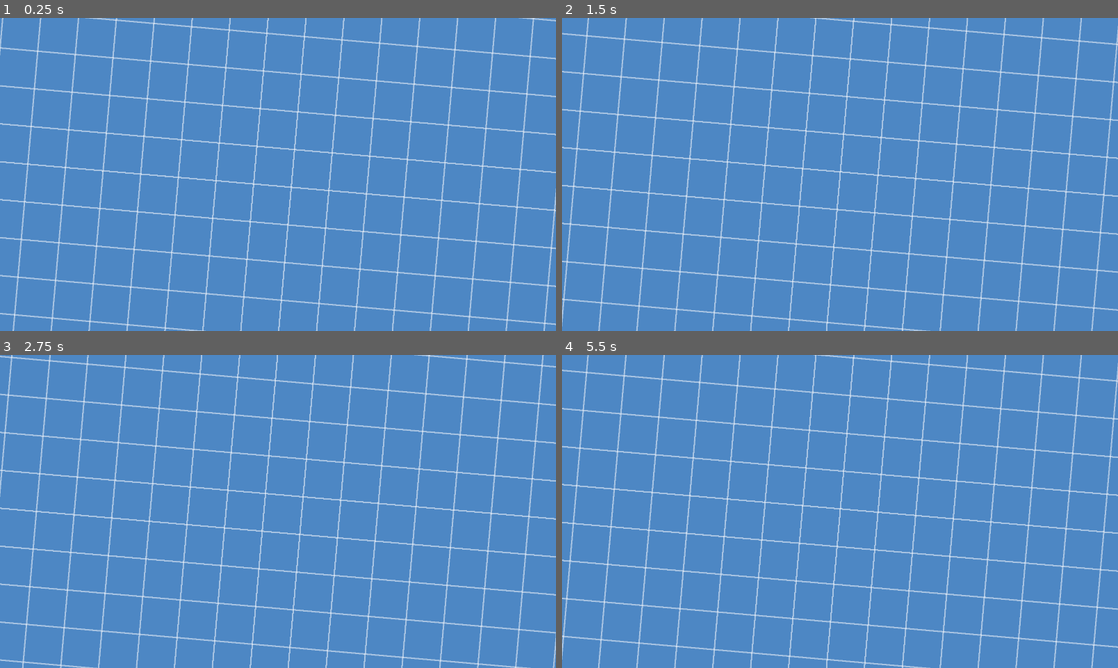
Above: before the commit, frames 1-4 (two rows, left to right).
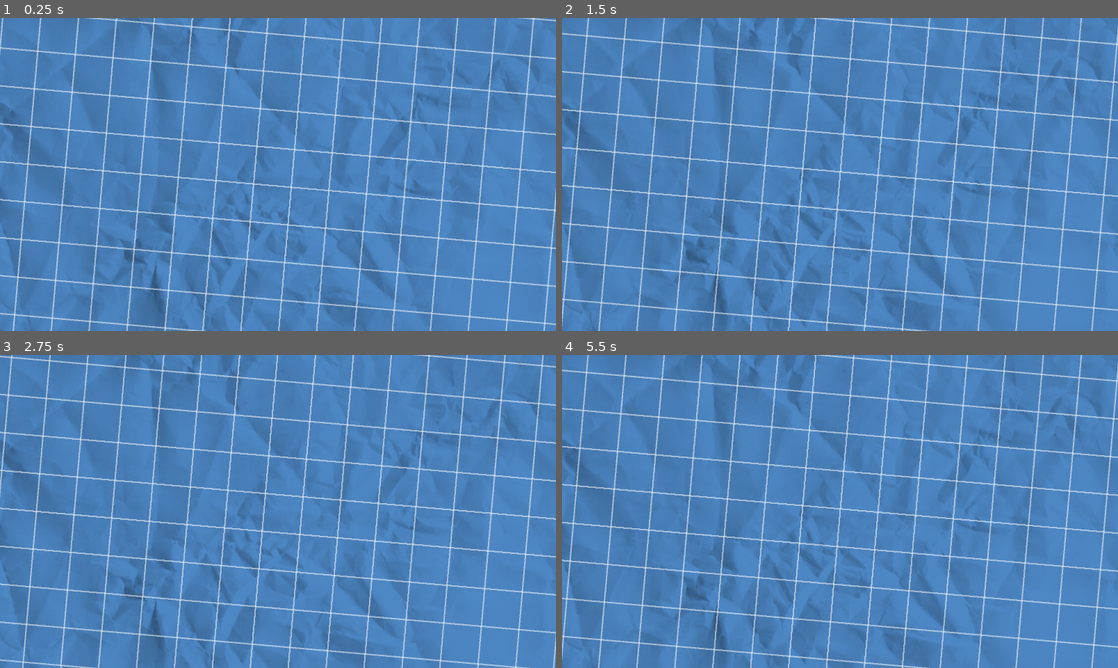
Above: after the commit, the same moments.

Repository: dxzander/Godot-Repository
Game: Godot game, scene res://blueprints.tscn
Two runs of this game, one before a commit and one after it. Both use one fixed random seed, a clock stepped at 60 frames per second and the inputs below.
Inputs:
- Up to frame 1 (0.25 s): no input
- Up to frame 2 (1.5 s): no input
- Up to frame 3 (2.75 s): no input
- Up to frame 4 (5.5 s): no input

The runs differ from the first frame. In frame 1, 11% of the frame differs, in the area x 0-98%, y 0-100%; in frame 2, 11%; in frame 3, 11%; in frame 4, 11%.

Commit message:
Improved masking

Diff:
--- /dev/null
+++ b/Mask.gdshader
@@ -0,0 +1,7 @@
+shader_type canvas_item;
+uniform sampler2D SCREEN_TEXTURE : hint_screen_texture, filter_linear_mipmap;
+
+void fragment() {
+	float alpha = 1.0 - COLOR.a;
+	COLOR = texture(SCREEN_TEXTURE, SCREEN_UV) * vec4(1.0, 1.0, 1.0, alpha);
+}
--- a/Title Screen.tscn
+++ b/Title Screen.tscn
@@ -1,12 +1,18 @@
-[gd_scene load_steps=5 format=3 uid="uid://dkndt4d4fxc8s"]
+[gd_scene load_steps=9 format=3 uid="uid://dkndt4d4fxc8s"]
 
 [ext_resource type="PackedScene" uid="uid://dxx3pqqc7pbt1" path="res://blueprints.tscn" id="1_0jgt4"]
 [ext_resource type="Shader" path="res://alpha_multiply.gdshader" id="1_jlh1q"]
 [ext_resource type="Texture2D" uid="uid://ce01d54vblldk" path="res://Paper texture.jpeg" id="2_77j7k"]
+[ext_resource type="Shader" path="res://Mask.gdshader" id="2_jh5g5"]
+[ext_resource type="Texture2D" uid="uid://wp8kq8x1uh54" path="res://Title card Banner no line.png" id="3_v3hiy"]
+[ext_resource type="Texture2D" uid="uid://bcgc8b3k16tha" path="res://Title card Line.png" id="4_3pw46"]
 
 [sub_resource type="ShaderMaterial" id="ShaderMaterial_ivti1"]
 shader = ExtResource("1_jlh1q")
 shader_parameter/alpha = 0.5
+
+[sub_resource type="ShaderMaterial" id="ShaderMaterial_wp0cj"]
+shader = ExtResource("2_jh5g5")
 
 [node name="Title Screen" type="Node2D"]
 
@@ -15,17 +21,12 @@
 polygon = PackedVector2Array(0, 0, 1920, 2.08165e-12, 1920, 1080, 2.08165e-12, 1080)
 
 [node name="Control" type="Control" parent="."]
+visible = false
 clip_contents = true
 layout_mode = 3
 anchors_preset = 0
 offset_right = 480.0
 offset_bottom = 1080.0
-
-[node name="Blueprints" parent="Control" instance=ExtResource("1_0jgt4")]
-position = Vector2(2.08165e-12, 2.08165e-12)
-
-[node name="Line2D" type="Line2D" parent="."]
-points = PackedVector2Array(480, 2.08165e-12, 480, 1080)
 
 [node name="PaperTexture" type="Sprite2D" parent="."]
 material = SubResource("ShaderMaterial_ivti1")
@@ -33,5 +34,20 @@
 scale = Vector2(2.11248, 2.11248)
 texture = ExtResource("2_77j7k")
 
+[node name="BackBufferCopy" type="BackBufferCopy" parent="."]
+rect = Rect2(2.08165e-12, 2.08165e-12, 1920, 1080)
+
+[node name="Blueprints" parent="BackBufferCopy" instance=ExtResource("1_0jgt4")]
+position = Vector2(2.08165e-12, 2.08165e-12)
+
+[node name="TitleCardBannerNoLine" type="Sprite2D" parent="BackBufferCopy/Blueprints"]
+material = SubResource("ShaderMaterial_wp0cj")
+position = Vector2(960, 540)
+texture = ExtResource("3_v3hiy")
+
+[node name="TitleCardLine" type="Sprite2D" parent="."]
+position = Vector2(960, 540)
+texture = ExtResource("4_3pw46")
+
 [node name="Camera2D" type="Camera2D" parent="."]
 offset = Vector2(960, 540)
--- a/blueprints.tscn
+++ b/blueprints.tscn
@@ -16,8 +16,11 @@
 color = Color(0.301961, 0.533333, 0.772549, 1)
 polygon = PackedVector2Array(0, 0, 1920, 2.08165e-12, 1920, 1080, 2.08165e-12, 1080)
 
-[node name="Camera2D" type="Camera2D" parent="."]
-offset = Vector2(960, 540)
+[node name="PaperTexture" type="Sprite2D" parent="."]
+material = SubResource("ShaderMaterial_c6vxk")
+position = Vector2(932, 498)
+scale = Vector2(2.11248, 2.11248)
+texture = ExtResource("1_54dpv")
 
 [node name="Timer" type="Timer" parent="."]
 wait_time = 2.0
@@ -145,13 +148,10 @@
 rotation = -1.5708
 line_number = 15
 
-[node name="PaperTexture" type="Sprite2D" parent="."]
+[node name="Line2D" type="Line2D" parent="."]
 visible = false
-material = SubResource("ShaderMaterial_c6vxk")
-position = Vector2(932, 498)
-scale = Vector2(2.11248, 2.11248)
-texture = ExtResource("1_54dpv")
 
-[node name="Line2D" type="Line2D" parent="."]
+[node name="Camera2D" type="Camera2D" parent="."]
+offset = Vector2(960, 540)
 
 [connection signal="timeout" from="Timer" to="." method="_on_timer_timeout"]
Binary file added: Title card Banner no line.png
Not shown, added: Title card Banner no line.png.import
Binary file added: Title card Line.png
Not shown, added: Title card Line.png.import
